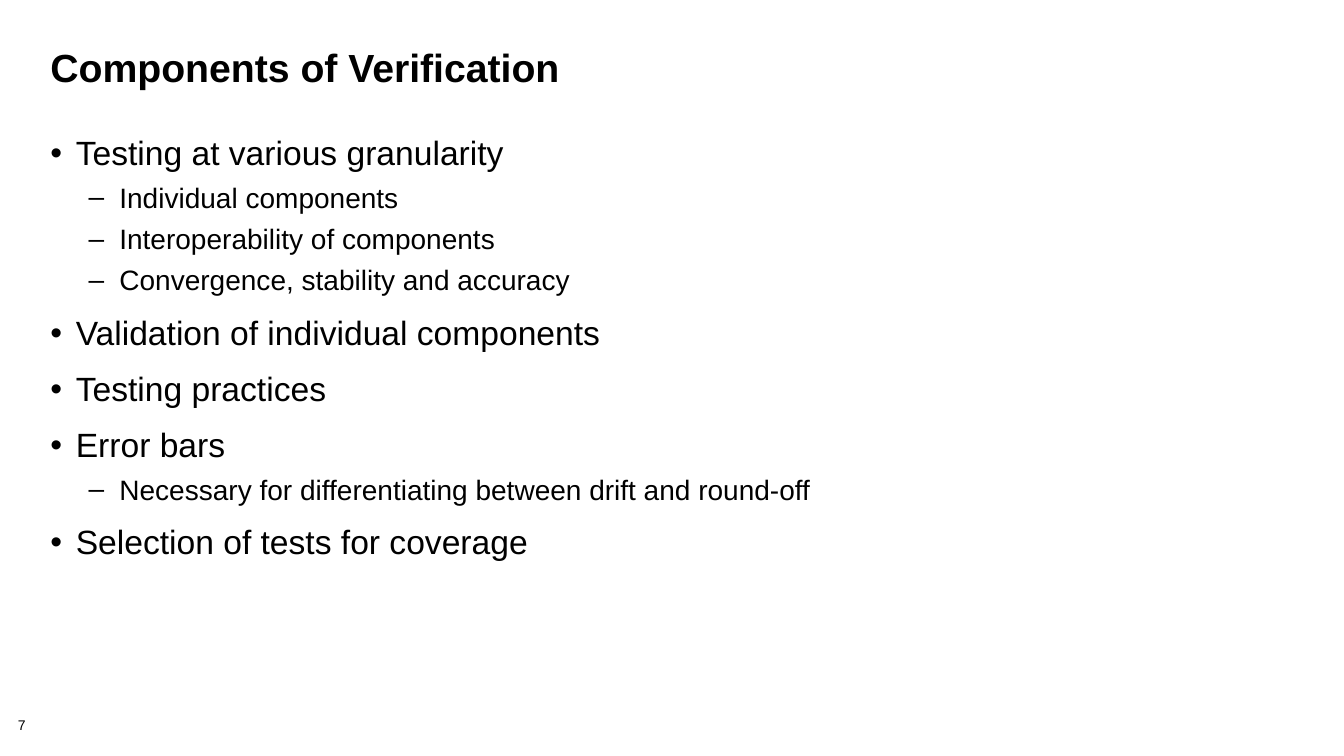
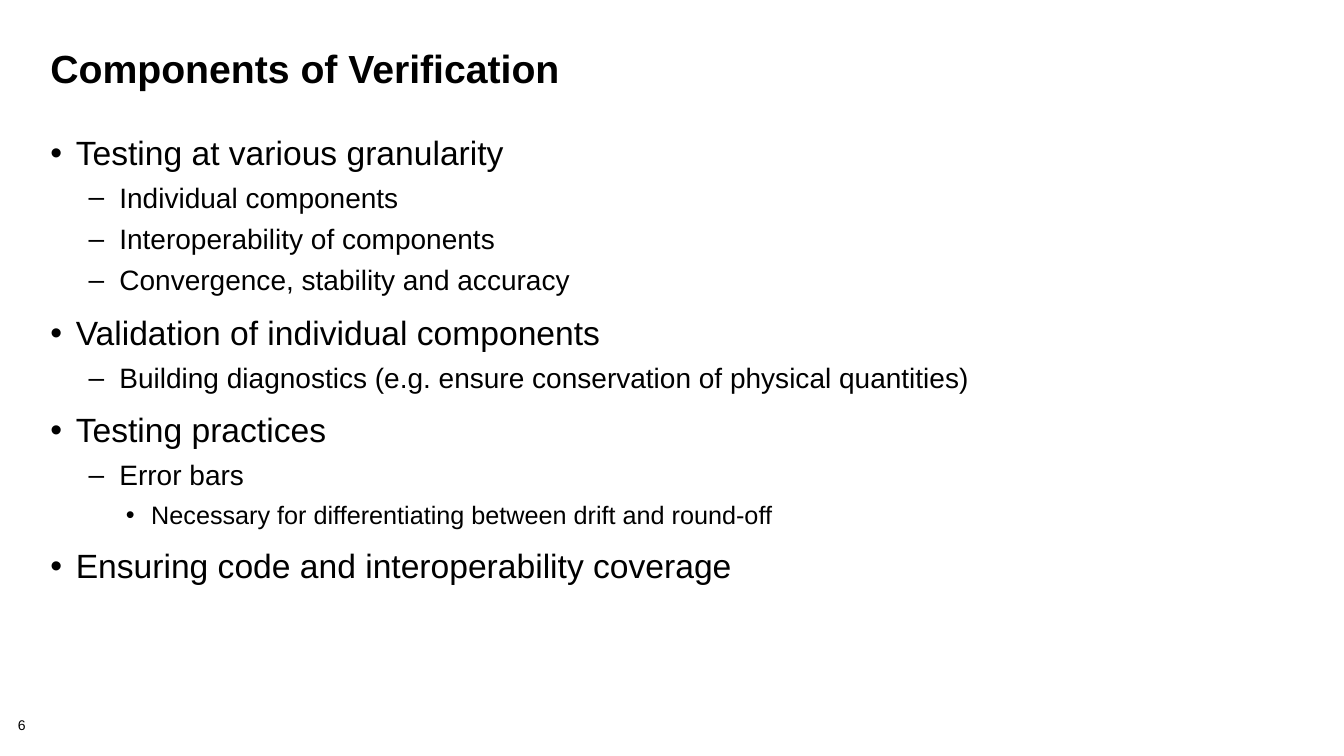
Before and after one commit to betterscientificsoftware/bssw-tutorial, a slide deck: slide 6 of presentations/05-testing.pptx (slide 7 before the commit). Drawn at 1344x756 pixels with LibreOffice and Linux fonts; fonts in the diff are those of the drawing; background and template pictures are left out. Boxes give left, top, right and bottom in pixels: in the first picture for what was removed or moved away, otherwise in the second. Text is boxed around its words. In the diff, an @@ line names an element or a change of style, - is before the commit and + after.

```diff
--- a/presentations/05-testing.pptx
+++ b/presentations/05-testing.pptx
@@ text at <box>119,367,968,393</box>: paragraph added @@
+  – Building diagnostics (e.g. ensure conservation of physical quantities)
@@ text at <box>119,464,772,530</box>: size 24 to 20 pt in "Error bars"; size 20 to 18 pt in "Necessary for differentiating between drift and round-off"; bullet • to –; list level 1 to 2 in "Error bars"; bullet – to •; list level 2 to 3 in "Necessary for differentiating between drift ..." @@
@@ text at <box>76,553,731,585</box>: text changed @@
-• Selection of tests for coverage
+• Ensuring code and interoperability coverage
@@ page number at <box>18,720,26,730</box>: text changed @@
-7
+6
```
Also in this commit, not shown: 14 other slides changed, 5 slides removed, 2 other files.
